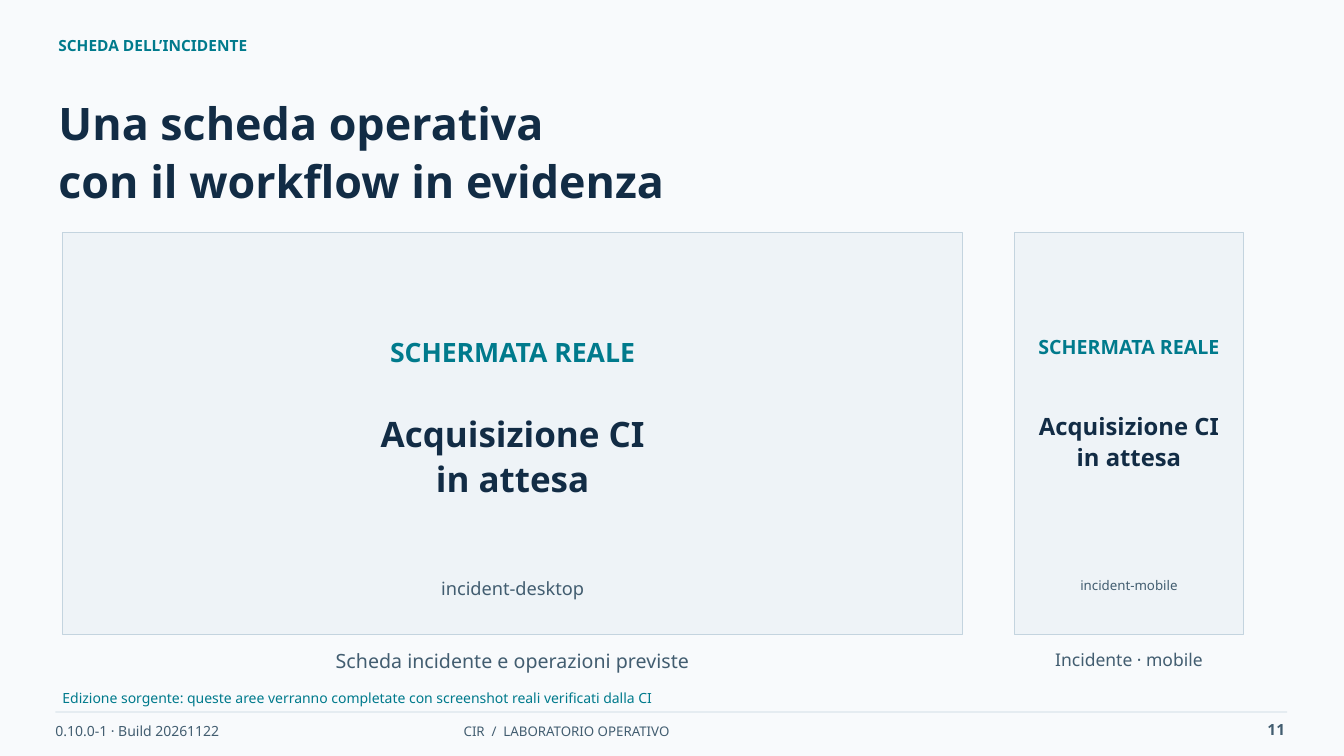
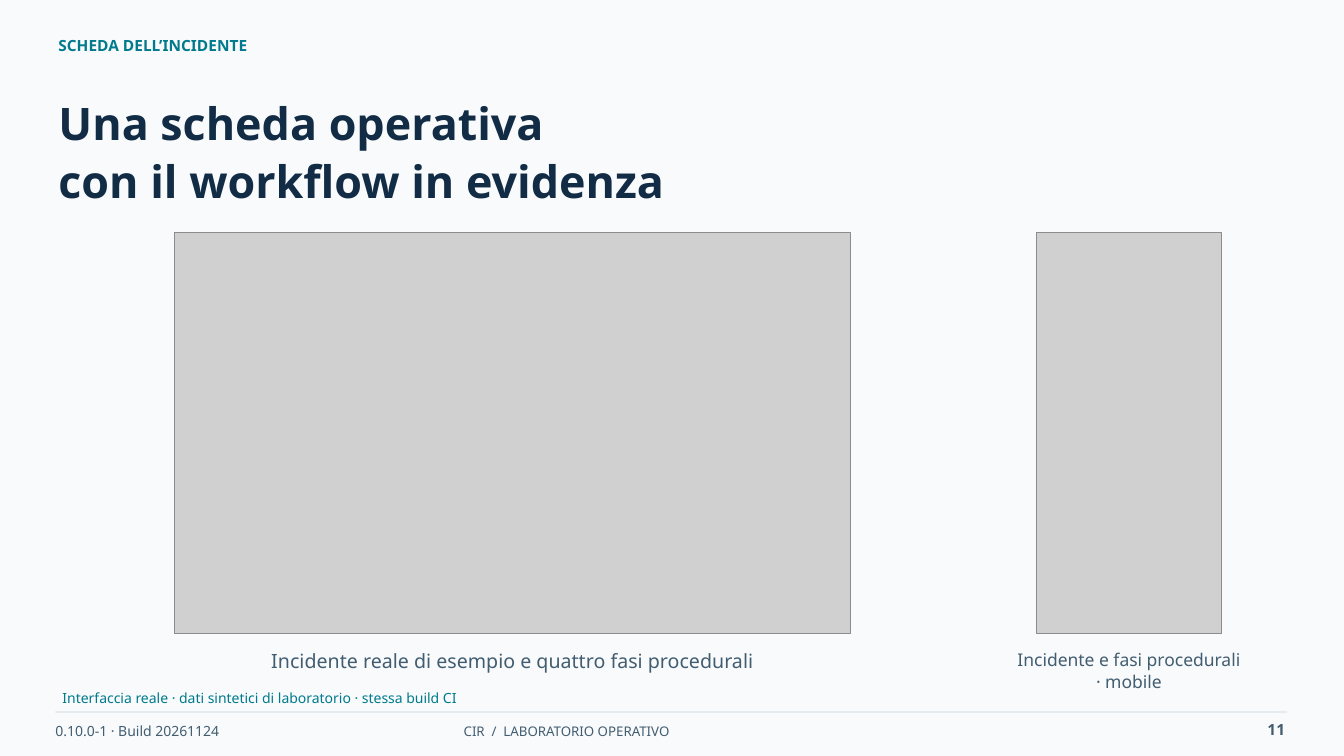
Before and after one commit to desalvo/cybersecurity-incident-registry, a slide deck: slide 11 of docs/presentation/CIR_Operational_Training_IT.pptx. Drawn at 1344x756 pixels with LibreOffice and Linux fonts; fonts in the diff are those of the drawing; grey boxes stand for pictures. Boxes give left, top, right and bottom in pixels: in the first picture for what was removed or moved away, otherwise in the second. Text is boxed around its words. In the diff, an @@ line names an element or a change of style, - is before the commit and + after.

```diff
--- a/docs/presentation/CIR_Operational_Training_IT.pptx
+++ b/docs/presentation/CIR_Operational_Training_IT.pptx
@@ rectangle removed at [63, 233, 963, 634] @@
@@ picture added at [174, 233, 850, 634] @@
@@ rectangle removed at [1014, 233, 1244, 634] @@
@@ picture added at [1036, 233, 1222, 634] @@
@@ text removed at [390, 342, 635, 363] @@
-SCHERMATA REALE
@@ text removed at [1038, 339, 1220, 355] @@
-SCHERMATA REALE
@@ text removed at [1039, 417, 1218, 467] @@
-Acquisizione CI
-in attesa
@@ text removed at [381, 420, 645, 493] @@
-Acquisizione CI
-in attesa
@@ text removed at [441, 581, 584, 600] @@
-incident-desktop
@@ text removed at [1080, 580, 1177, 590] @@
-incident-mobile
@@ text at [271, 653, 753, 673]: text changed @@
-Scheda incidente e operazioni previste
+Incidente reale di esempio e quattro fasi procedurali
@@ text at [1017, 652, 1241, 688]: text changed @@
-Incidente · mobile
+Incidente e fasi procedurali · mobile
@@ text at [62, 692, 457, 703]: text changed @@
-Edizione sorgente: queste aree verranno completate con screenshot reali verificati dalla CI
+Interfaccia reale · dati sintetici di laboratorio · stessa build CI
@@ text at [55, 725, 219, 736]: text changed @@
-0.10.0-1 · Build 20261122
+0.10.0-1 · Build 20261124
```
Also in this commit, not shown: 33 other slides changed, 37 other files.
